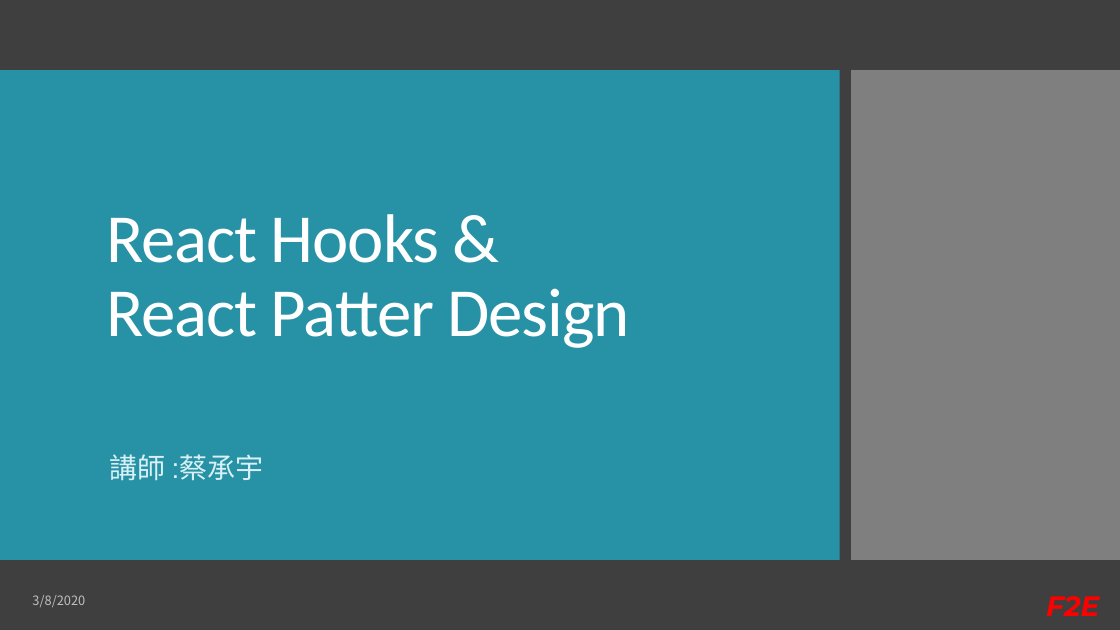
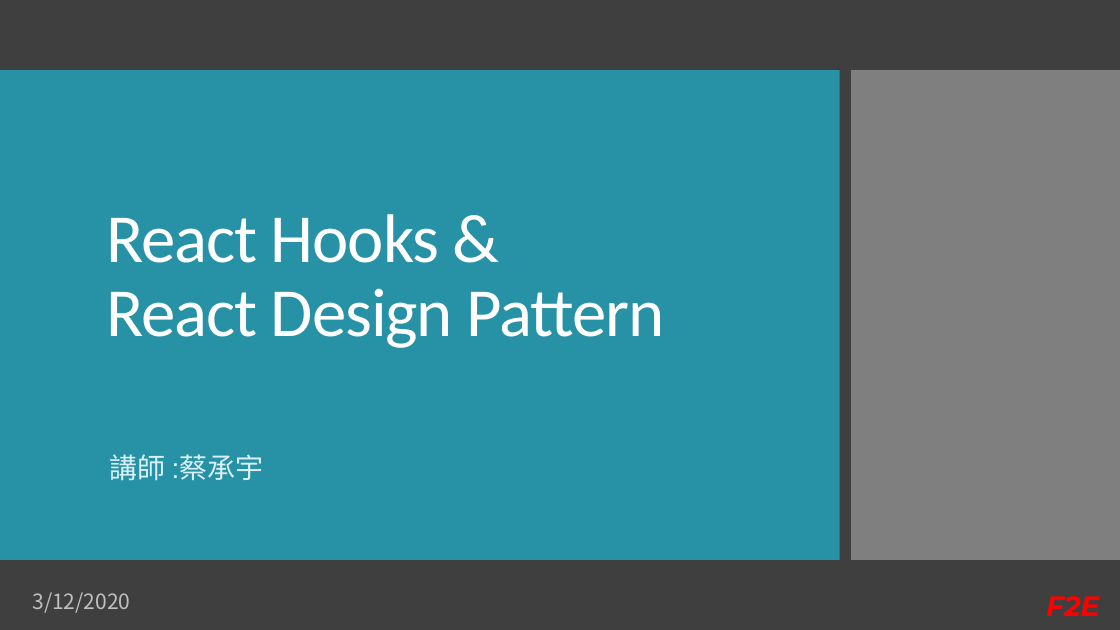
Before and after one commit to Kader-coder/React-Hooks, a slide deck: slide 1 of PPT/React Hooks &.pptx. Drawn at 1120x630 pixels with LibreOffice and Linux fonts; fonts in the diff are those of the drawing. Boxes give left, top, right and bottom in pixels: in the first picture for what was removed or moved away, otherwise in the second. Text is boxed around its words. In the diff, an @@ line names an element or a change of style, - is before the commit and + after.

```diff
--- a/PPT/React Hooks &.pptx
+++ b/PPT/React Hooks &.pptx
@@ title at [107,214,664,348]: text changed @@
-React Hooks &
-React Patter Design
+React Hooks &
+React Design Pattern
@@ text at [32,592,130,613]: text changed; size 11 to 18 pt @@
-3/8/2020
+3/12/2020
```
Also in this commit, not shown: 9 other slides changed, 5 slides added, 4 slides removed, 5 other files.
